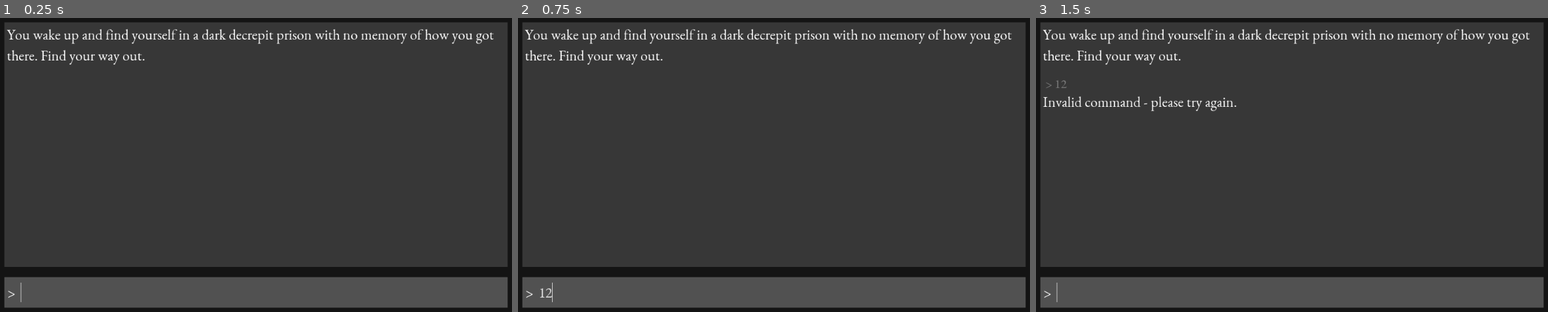
Above: before the commit, frames 1-3 (left to right).
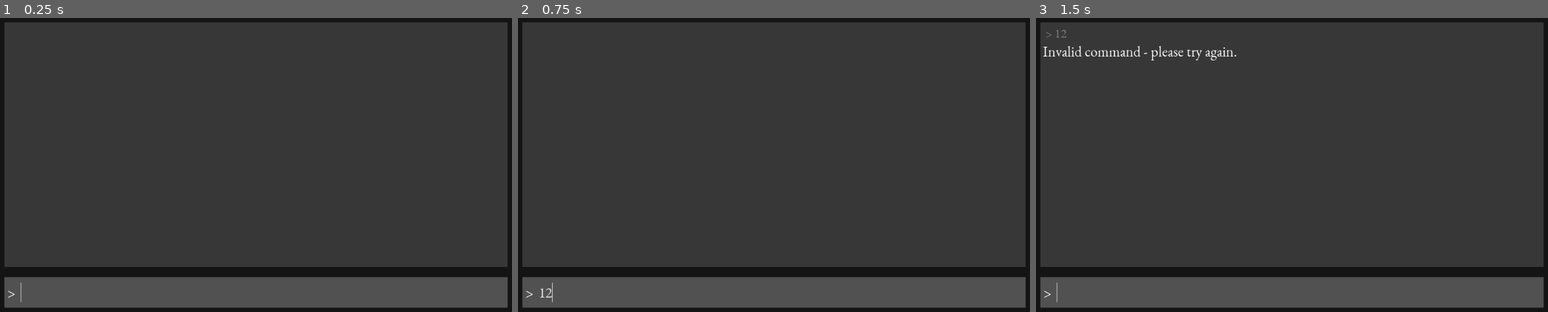
Above: after the commit, the same moments.

Repository: philipuriarte/Godot-Retro-Text-Adventure-Tutorial
Game: Godot game, scene res://scenes/game.tscn
Two runs of this game, one before a commit and one after it. Both use one fixed random seed, a clock stepped at 60 frames per second and the inputs below.
Inputs (mouse positions are in pixels of both pictures, inside the frame that each line leads up to):
- Up to frame 1 (0.25 s): no input
- Up to frame 2 (0.75 s): click (784, 291) at 0.52 s; type "12" at 0.6 s
- Up to frame 3 (1.5 s): tap Enter at 1.25 s

The runs differ from the first frame. In frame 1, 1.4% of the frame differs, in the area x 1-97%, y 3-16%; in frame 2, 1.4%; in frame 3, 2.2%, in the area x 1-97%, y 3-32%.

Commit message:
Add func handle_response and move 3 lines of code

Diff:
--- a/logic/game.gd
+++ b/logic/game.gd
@@ -20,10 +20,6 @@
 	scrollbar.connect("changed", self, "handle_scrollbar_changed")
 	max_scroll_len = scrollbar.max_value
 
-	var starting_msg = Response.instance()
-	starting_msg.text = "You wake up and find yourself in a dark decrepit prison with no memory of how you got there. Find your way out."
-	add_response(starting_msg)
-
 	command_processor.connect("response_generated", self, "handle_response")
 	command_processor.initialize(room_manager.get_child(0))
 
@@ -44,6 +40,12 @@
 		add_response(input_response)
 
 
+func handle_response(response_text):
+	var response = Response.instance()
+	response.text = response_text
+	add_response(response)
+
+
 func add_response(response: Control):
 	history_rows.add_child(response)
 	delete_old_history()
